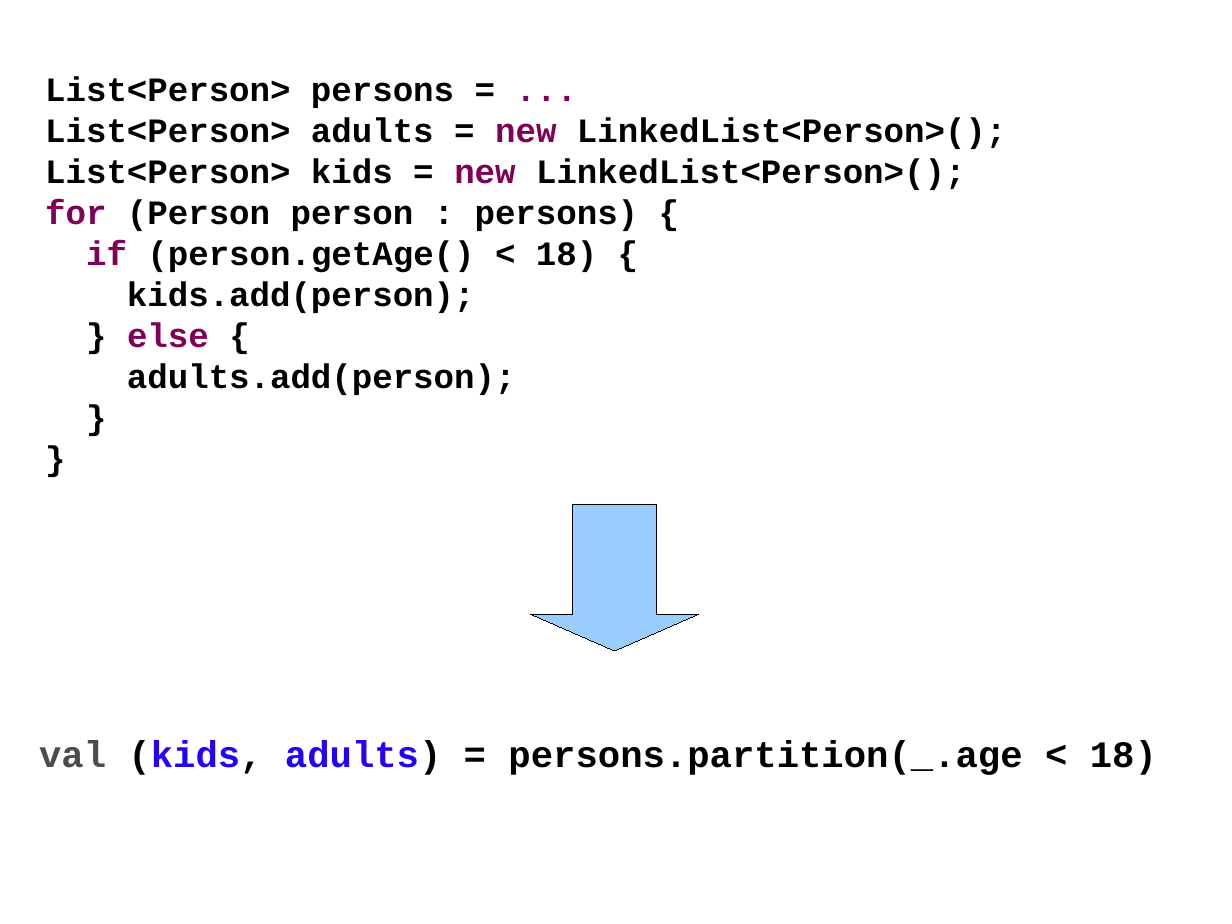
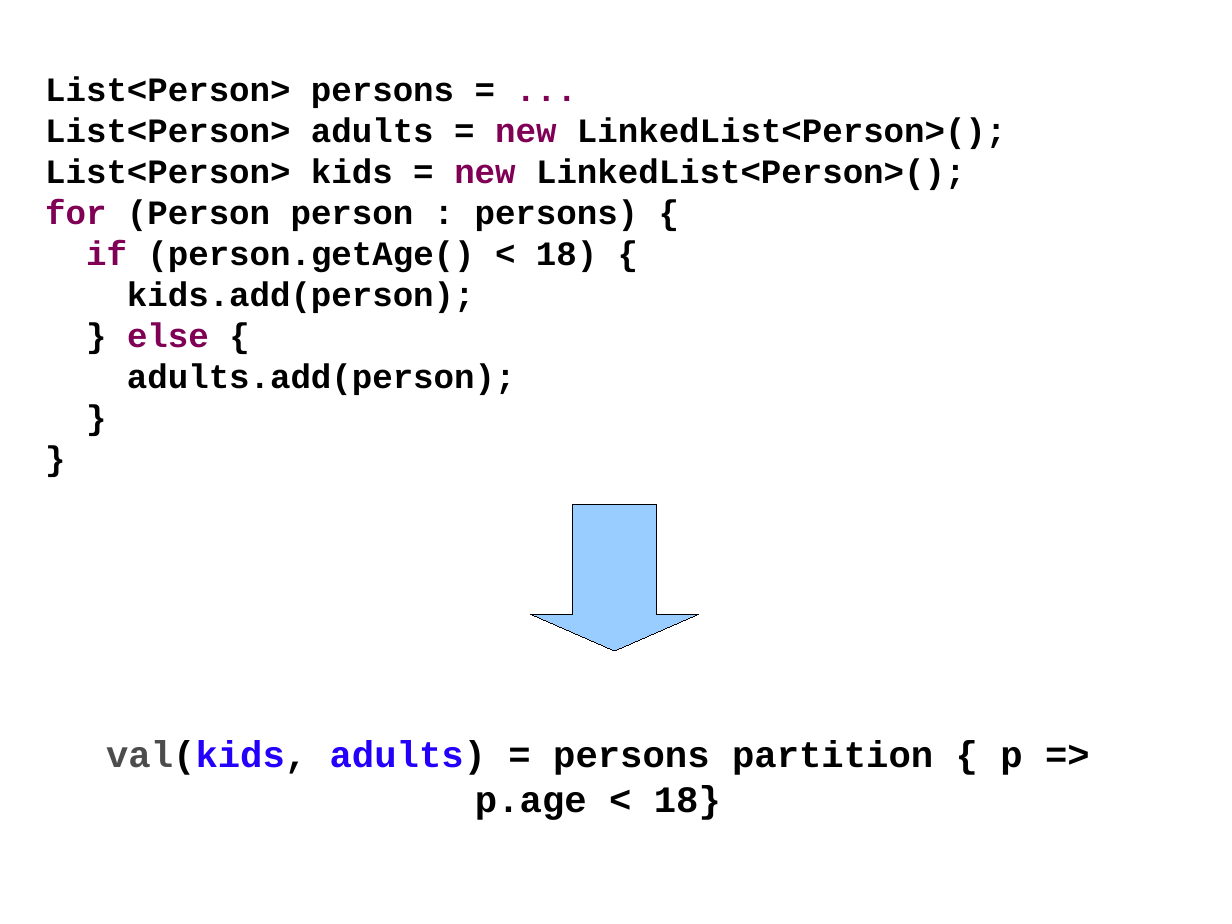
Before and after one commit to kaesler/ScalaTalk, a slide deck: slide 16 of my_slides/ScalaTalk.odp. Drawn at 1232x924 pixels with LibreOffice and Linux fonts; fonts in the diff are those of the drawing; background and template pictures are left out. Boxes give left, top, right and bottom in pixels: in the first picture for what was removed or moved away, otherwise in the second. Text is boxed around its words. In the diff, an @@ line names an element or a change of style, - is before the commit and + after.

```diff
--- a/my_slides/ScalaTalk.odp
+++ b/my_slides/ScalaTalk.odp
@@ text at box(106, 740, 1022, 820): text changed @@
-val (kids, adults) = persons.partition(_.age < 18)
+val(kids, adults) = persons partition { p =>
+p.age < 18}
```
Also in this commit, not shown: 1 other slide changed.
